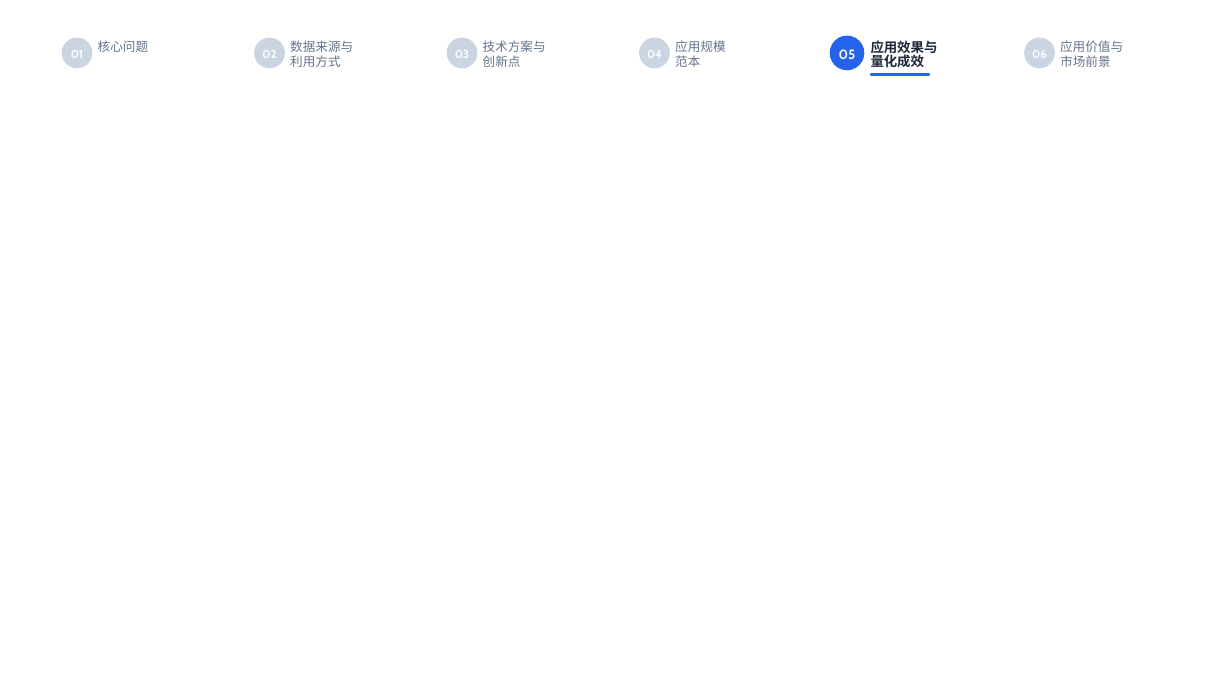
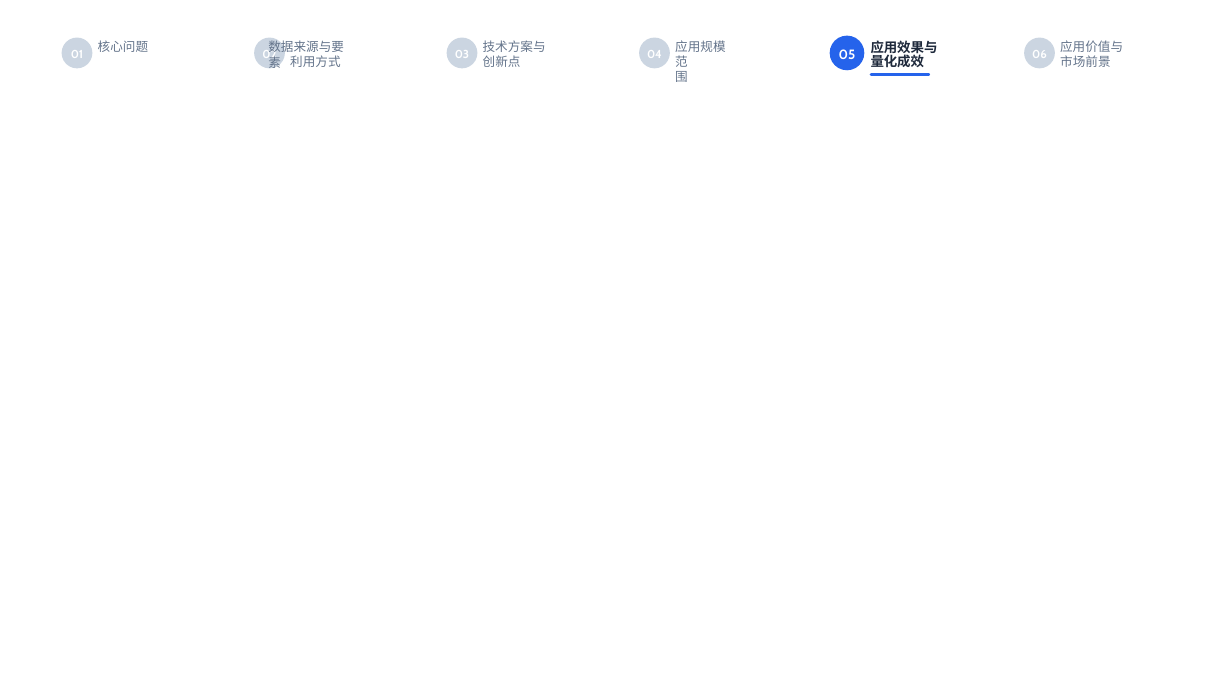
Before and after one commit to LRainD/LRainD.github.io, a slide deck: slide 5 of ppt-master-main/skills/ppt-master/projects/ai_nav_demo_ppt169_20260806/exports/ai_nav_demo_20260806_204315.pptx. Drawn at 1232x693 pixels with LibreOffice and Linux fonts; fonts in the diff are those of the drawing. Boxes give left, top, right and bottom in pixels: in the first picture for what was removed or moved away, otherwise in the second. Text is boxed around its words. In the diff, an @@ line names an element or a change of style, - is before the commit and + after.

```diff
--- a/ppt-master-main/skills/ppt-master/projects/ai_nav_demo_ppt169_20260806/exports/ai_nav_demo_20260806_204315.pptx
+++ b/ppt-master-main/skills/ppt-master/projects/ai_nav_demo_ppt169_20260806/exports/ai_nav_demo_20260806_204315.pptx
@@ text at bbox=[268, 40, 344, 70]: text changed @@
-数据来源与
+数据来源与要素
@@ text at bbox=[675, 55, 688, 82]: text changed @@
-范本
+范围
```
Also in this commit, not shown: 5 other slides changed, 18 other files.
